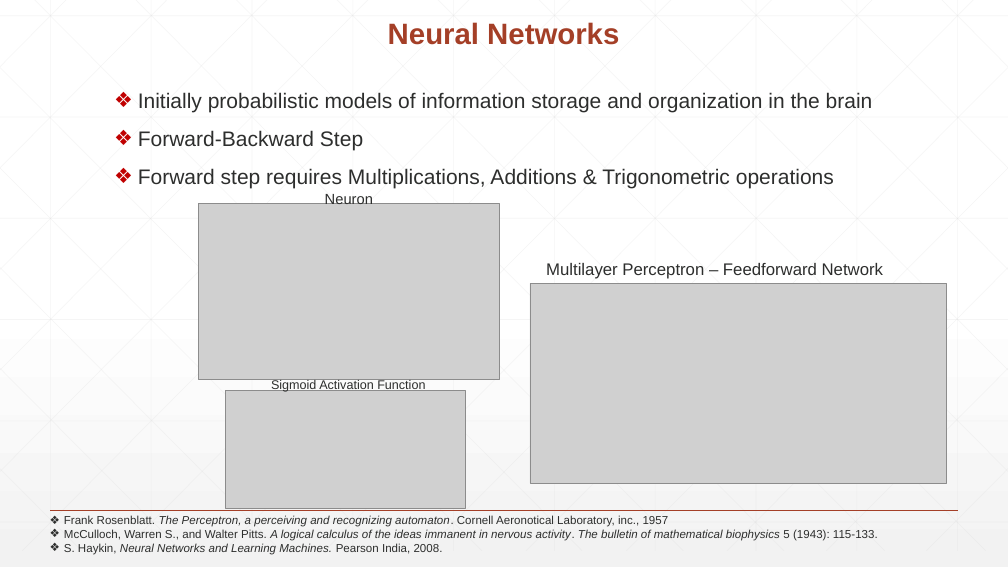
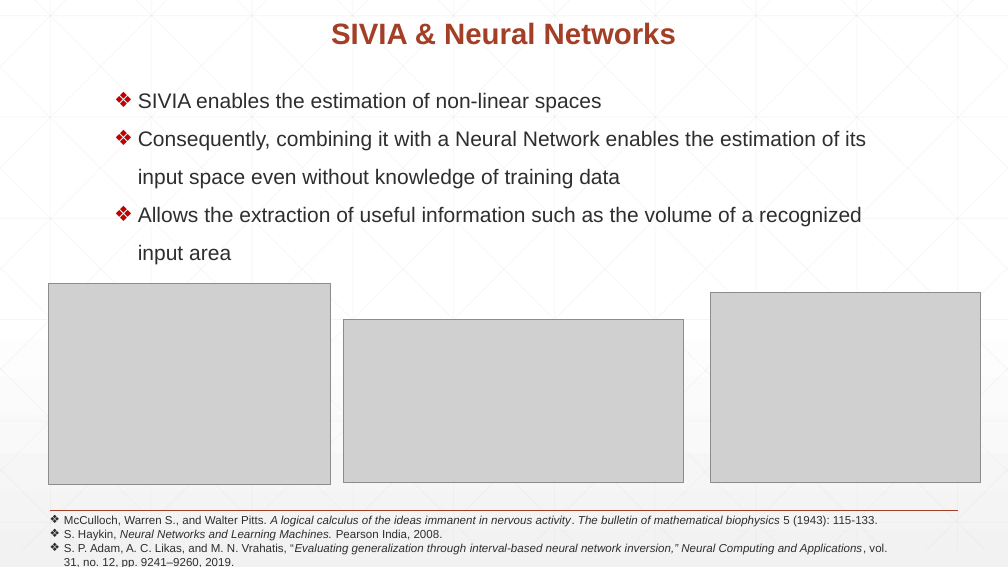
Before and after one commit to knasiotis/postgraduate_thesis, a slide deck: slide 22 of thesis/presentation.pptx (slide 18 before the commit). Drawn at 1008x567 pixels with LibreOffice and Linux fonts; fonts in the diff are those of the drawing; grey boxes stand for pictures. Boxes give left, top, right and bottom in pixels: in the first picture for what was removed or moved away, otherwise in the second. Text is boxed around its words. In the diff, an @@ line names an element or a change of style, - is before the commit and + after.

Commit message:
presentation fixes

```diff
--- a/thesis/presentation.pptx
+++ b/thesis/presentation.pptx
@@ text at (331,22,676,45): text changed @@
-Neural Networks
+SIVIA & Neural Networks
@@ text at (138,92,866,264): text changed @@
-❖ Initially probabilistic models of information storage and organization in the brain
-❖ Forward-Backward Step
-❖ Forward step requires Multiplications, Additions & Trigonometric operations
+❖ SIVIA enables the estimation of non-linear spaces
+❖ Consequently, combining it with a Neural Network enables the estimation of its input space even without knowledge of training data
+❖ Allows the extraction of useful information such as the volume of a recognized input area
@@ picture removed at (199,204,500,380) @@
@@ text removed at (325,192,373,204) @@
-Neuron
@@ text removed at (546,263,883,279) @@
-Multilayer Perceptron – Feedforward Network
@@ picture added at (49,284,330,484) @@
@@ picture added at (711,293,981,483) @@
@@ picture: place and size @@
-picture at (530,284,947,483)
+picture at (344,320,684,482)
@@ text removed at (271,379,425,392) @@
-Sigmoid Activation Function
@@ picture removed at (225,391,465,509) @@
@@ text at (64,515,669,527): paragraph removed @@
-❖ Frank Rosenblatt. The Perceptron, a perceiving and recognizing automaton. Cornell Aeronotical Laboratory, inc., 1957
@@ text at (64,543,887,567): paragraph added @@
+❖ S. P. Adam, A. C. Likas, and M. N. Vrahatis, “Evaluating generalization through interval-based neural network inversion,” Neural Computing and Applications, vol. 31, no. 12, pp. 9241–9260, 2019.
```
Also in this commit, not shown: 27 other slides changed, 17 slides added, 11 slides removed, 1 other file.
